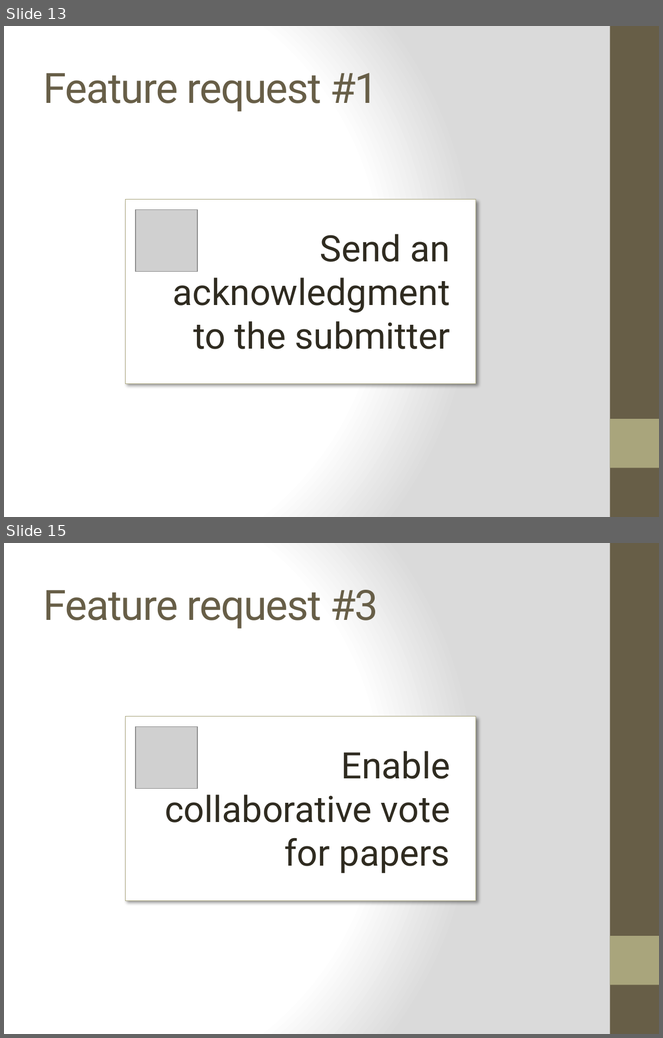
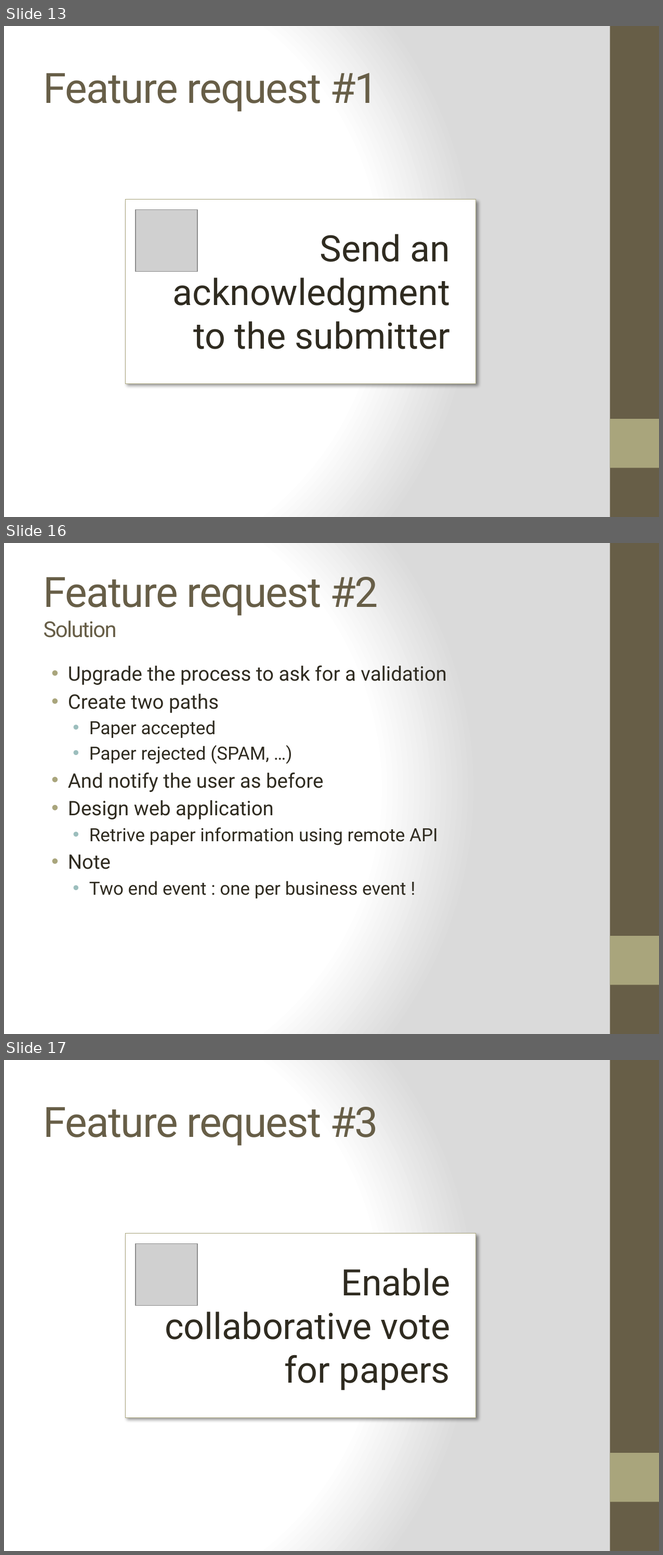
Before and after one commit to bouquetf/call-for-paper, a slide deck: slides/slides.pptx. Shown one above the other, each under a label of ours: slides 13 and 15 before the commit, slides 13, 16 and 17 after it; the slides between them are not shown. The pictures are 663x1038 and 663x1555 pixels, drawn with LibreOffice and Linux fonts; fonts in the diff are those of the drawing; grey boxes stand for pictures. Boxes give left, top, right and bottom in pixels: in the first picture for what was removed or moved away, otherwise in the second. Text is boxed around its words. In the diff, an @@ line names an element or a change of style, - is before the commit and + after.

Commit message:
Upgraded slides

```diff
--- a/slides/slides.pptx
+++ b/slides/slides.pptx
@@ slide 16 added at (x1=4, y1=543, x2=659, y2=1034), background gradient #FFFFFF to #DADADA; not listed: 2 template elements that a slide beside it also shows @@
@@ title added at (x1=44, y1=577, x2=378, y2=638), 46 pt, text #675E47 @@
+Feature request #2
+Solution
@@ text added at (x1=68, y1=665, x2=447, y2=899), 20 pt, text #2F2B20 @@
+• Upgrade the process to ask for a validation
+• Create two paths
+  • Paper accepted
+  • Paper rejected (SPAM, …)
+• And notify the user as before
+• Design web application
+  • Retrive paper information using remote API
+• Note
+  • Two end event : one per business event !
@@ what was slide 15 is now slide 17 @@
```
Also in this commit, not shown: 3 slides changed, 6 other slides added, 1 slide removed.
